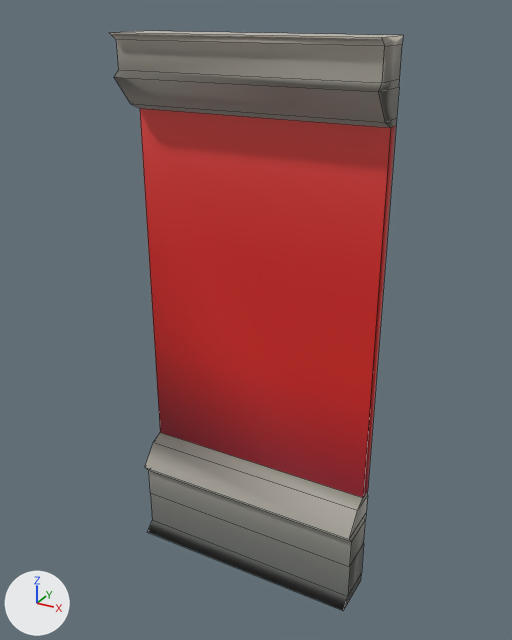
Two versions of the FBX model Assets/Models/wallHorizontal1_mesh.fbx, one commit apart.
Before and after are seen from a 50 mm lens placed at (4.73, -1.1, 2.08), pointed at (3.49, 1.14, 0.96). Arrows for +X, +Y and +Z are at lower left; the lights stay in place. Mesh edges are drawn as thin lines. Where no turn or scale is listed for an object, it has been applied to the vertices.

The scene before the commit, as lines of its bpy script (objects in view):
```python
me_mesh = bpy.data.meshes.new('Mesh')
me_mesh.from_pydata(...)  # 52 vertices, 50 faces; spans x 0.0..1.0, y 0.0..0.2, z -0.2..2.0
me_mesh.materials.append(mat_pallette_material)  # picture img_sp2_palette1_png
ob_wallhorizontal1_mesh = bpy.data.objects.new('wallHorizontal1_mesh', me_mesh)
ob_wallhorizontal1_mesh.location = (2.978, 1.008, 0.0)
```
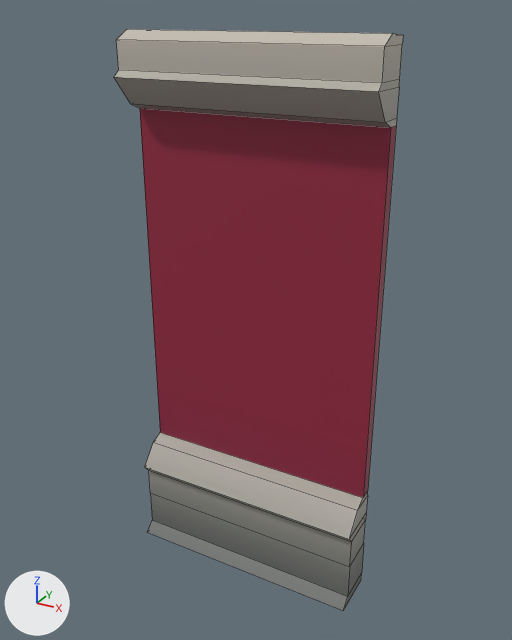
Where the newer file only moved an object's origin or applied its transform, the numbers keep the older frame.

What changed in the scene script:
```text
Change me_mesh:
    used by ob_wallhorizontal1_mesh; location = (2.978, 1.008, 0.0)
    remove me_mesh.from_pydata(...)  # 52 vertices, 50 faces; spans x 0.0..1.0, y 0.0..0.2, z -0.2..2.0
    add me_mesh.from_pydata(...)  # 52 vertices, 50 faces; spans x 0.0..1.0, y 0.0..0.2, z -0.2..2.01
    me_mesh part 1
    me_mesh.vertices[8].co: (0.0, 0.0, 2.0) -> (0.0, 0.1, 2.01)  # pixel (108, 32) -> pixel (126, 29)
    me_mesh.vertices[9].co: (1.0, 0.0, 2.0) -> (1.0, 0.1, 2.01)  # pixel (381, 37) -> pixel (392, 33)
    me_mesh part 2: 28 kept faces spanning x 0.0..1.0, y 0.0..0.2, z -0.2..2.01 get new texture (UV) coordinates
    me_mesh part 3: the surface is now shaded flat
```

Where the change shows, as pixel boxes [x1, y1, x2, y2] in the pictures (512 x 640 px; the box of a moved part takes in the faces that stretch with it):
'wallHorizontal1_mesh', reshaped
    before: [109, 31, 403, 611]
    after: [114, 29, 403, 611]
part 1 of me_mesh, moved or reshaped
    before: [109, 31, 403, 46]
    after: [117, 29, 403, 46]
part 2 of me_mesh, surface changed
    both: [140, 44, 402, 609]
